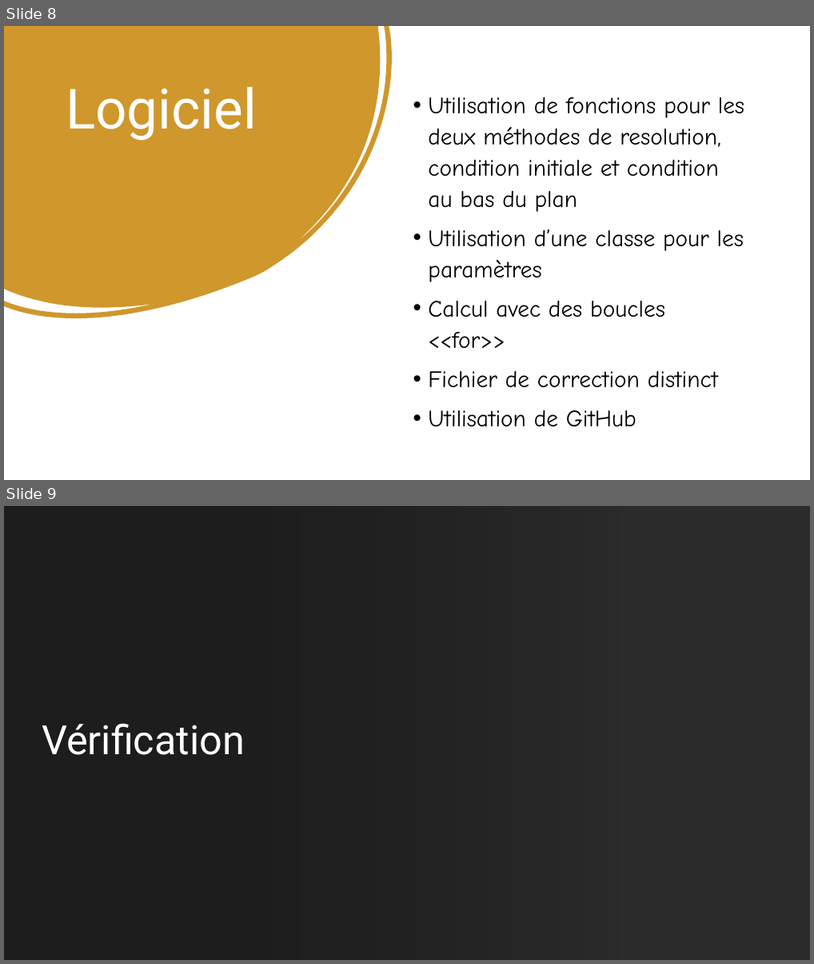
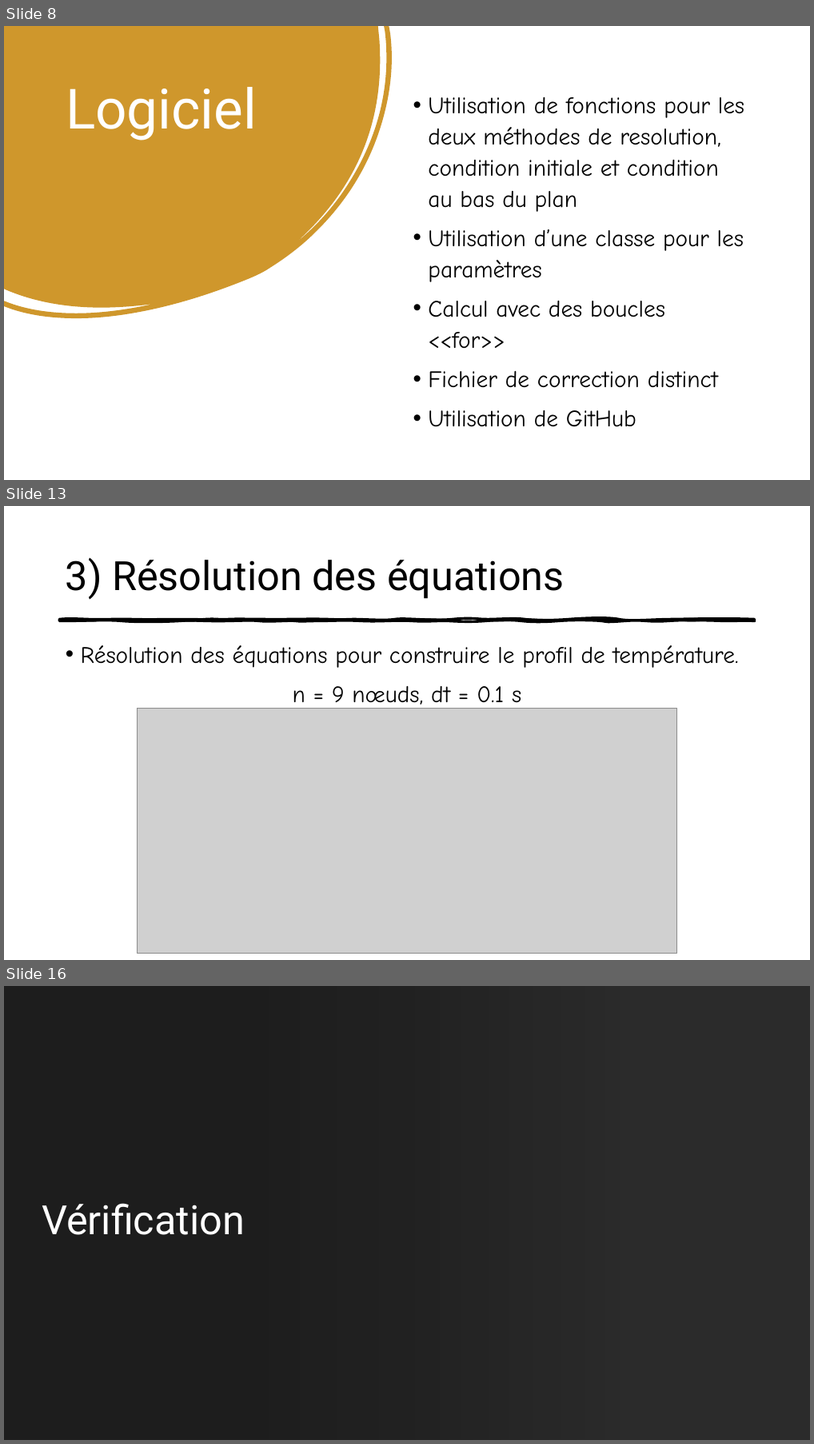
Before and after one commit to roroturgeon/GCH2545, a slide deck: Pâte à bagel.pptx. Shown one above the other, each under a label of ours: slides 8 and 9 before the commit, slides 8, 13 and 16 after it; the slides between them are not shown. The pictures are 814x964 and 814x1444 pixels, drawn with LibreOffice and Linux fonts; fonts in the diff are those of the drawing; grey boxes stand for pictures; background and template pictures are left out; a plain dark background stands for a picture behind light text. Boxes give left, top, right and bottom in pixels: in the first picture for what was removed or moved away, otherwise in the second. Text is boxed around its words. In the diff, an @@ line names an element or a change of style, - is before the commit and + after.

```diff
--- a/Pâte à bagel.pptx
+++ b/Pâte à bagel.pptx
@@ slide 13 added at box(4, 506, 810, 960), background #FFFFFF @@
@@ title added at box(66, 558, 565, 599), 48 pt, text #000000 @@
+3) Résolution des équations
@@ freeform shape added at box(60, 619, 755, 621), fill #000000, outline #000000 3 pt @@
@@ text added at box(81, 645, 739, 710), 28 pt, text #000000 @@
+• Résolution des équations pour construire le profil de température.
+n = 9 nœuds, dt = 0.1 s
@@ picture added at box(137, 708, 678, 953) @@
@@ what was slide 9 is now slide 16 @@
```
Also in this commit, not shown: 1 slide changed, 6 other slides added, 13 other files.
